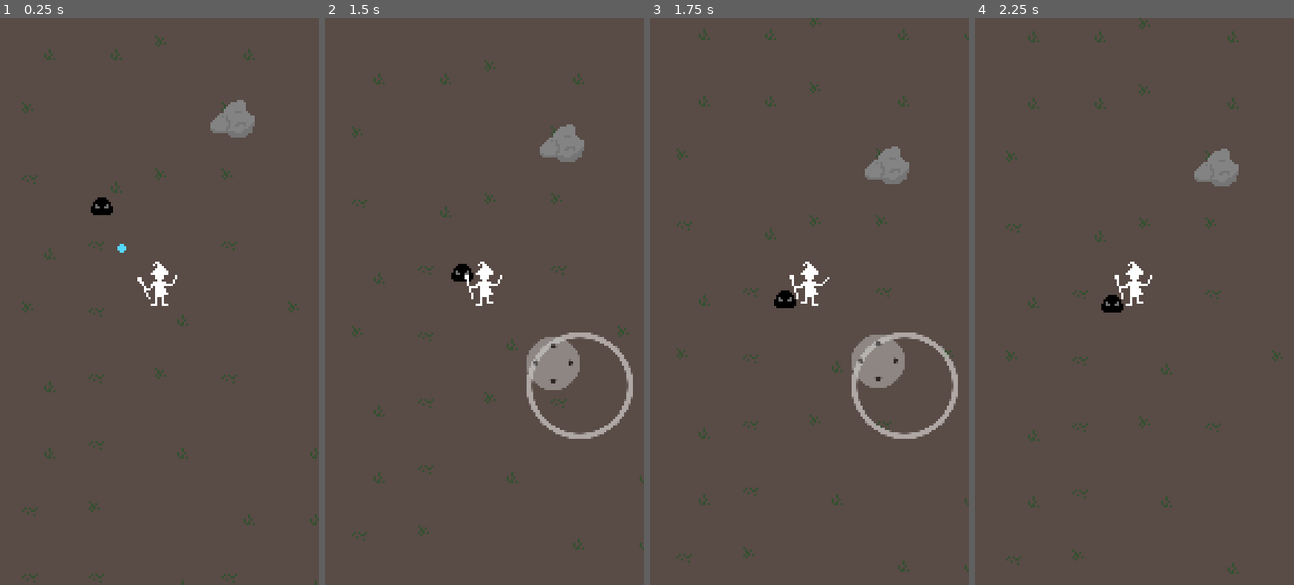
Above: before the commit, frames 1-4 (left to right).
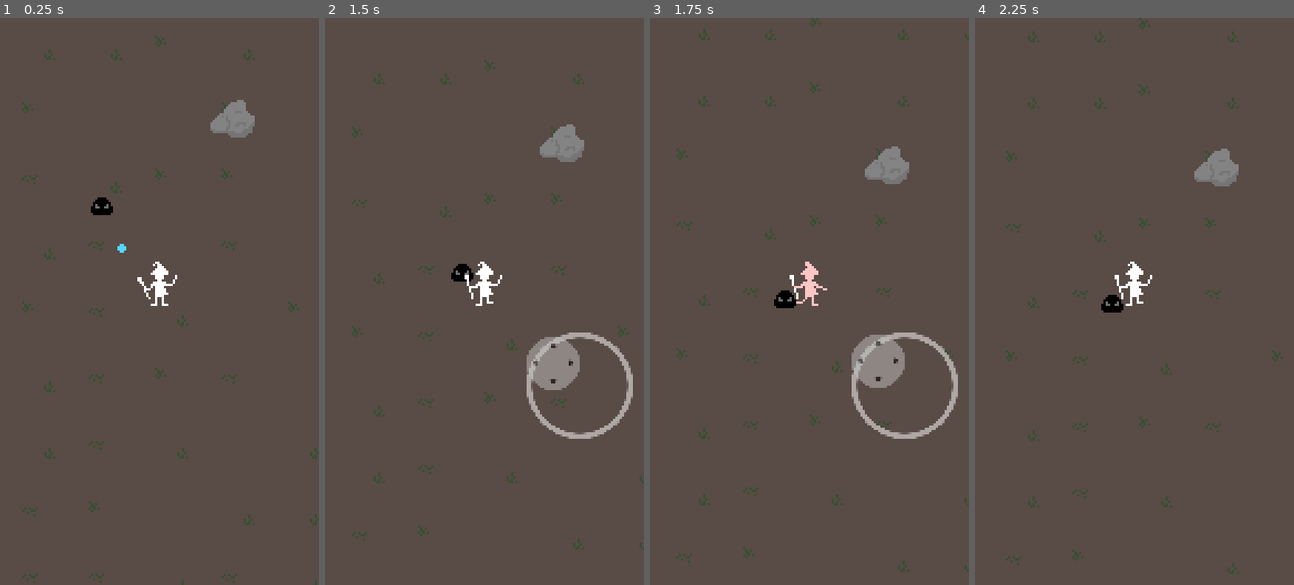
Above: after the commit, the same moments.

Repository: polyarik/wizard-legacy
Game: Godot game, scene res://scenes/game/locations/demo_location.tscn
Same seed, same stepped clock (60 frames per second), same inputs: the game is played once before the commit and once after it.
Inputs (mouse positions are in pixels of both pictures, inside the frame that each line leads up to):
- Up to frame 1 (0.25 s): no input
- Up to frame 2 (1.5 s): move the mouse to (468, 414) at 0.52 s; hold Up (ui_up) 0.53-1.25 s; click (468, 414) at 0.67 s; drag from (580, 386) to (484, 301) at 1.27 s
- Up to frame 3 (1.75 s): no input
- Up to frame 4 (2.25 s): move the mouse to (1038, 216) at 2.02 s; hold Left (ui_left) from 2.03 s (still down)

Frames 1-2 are identical in both runs. In frame 3, 0.3% of the frame differs, in the area x 45-57%, y 42-51%; in frame 4, nothing differs.

Commit message:
✨ make enemies deal damage and add hurt animation

Diff:
--- a/scenes/game/characters/player/player.gd
+++ b/scenes/game/characters/player/player.gd
@@ -16,6 +16,7 @@
 
 # TEMP
 var in_casting_animation := false
+var is_hurt := false
 
 
 # TODO - refactor
@@ -123,8 +124,22 @@
 
 	GameManager.add_projectile(spell_inst)
 
+func apply_damage(_damage: float) -> void:
+	health = clamp(health - _damage, 0.0, max_health)
+	is_hurt = true
+
+	print(health)
+
+	# TODO - visual effect
+
+	if health == 0.0:
+		GameManager.on_player_death()
+
+# TODO - rewrite
 func pick_animation_state() -> void:
-	if (velocity != Vector2.ZERO):
+	if is_hurt:
+		animation_state_machine.travel("hurt")
+	elif (velocity != Vector2.ZERO):
 		animation_state_machine.travel("walk")
 		in_casting_animation = false
 	elif (in_casting_animation):
@@ -136,3 +151,5 @@
 	match anim_name:
 		"attack":
 			in_casting_animation = false
+		"hurt":
+			is_hurt = false
--- a/scenes/game/characters/player/player.tscn
+++ b/scenes/game/characters/player/player.tscn
@@ -37,22 +37,6 @@
 "values": [1, 0]
 }
 
-[sub_resource type="Animation" id="Animation_xsn4u"]
-resource_name = "damaged"
-length = 0.4
-tracks/0/type = "value"
-tracks/0/imported = false
-tracks/0/enabled = true
-tracks/0/path = NodePath("PlayerShape/PlayerSprite:frame")
-tracks/0/interp = 1
-tracks/0/loop_wrap = true
-tracks/0/keys = {
-"times": PackedFloat32Array(0),
-"transitions": PackedFloat32Array(1),
-"update": 1,
-"values": [4]
-}
-
 [sub_resource type="Animation" id="Animation_appgp"]
 resource_name = "idle"
 loop_mode = 1
@@ -86,11 +70,27 @@
 "values": [2, 3]
 }
 
+[sub_resource type="Animation" id="Animation_xsn4u"]
+resource_name = "hurt"
+length = 0.4
+tracks/0/type = "value"
+tracks/0/imported = false
+tracks/0/enabled = true
+tracks/0/path = NodePath("PlayerShape/PlayerSprite:frame")
+tracks/0/interp = 1
+tracks/0/loop_wrap = true
+tracks/0/keys = {
+"times": PackedFloat32Array(0),
+"transitions": PackedFloat32Array(1),
+"update": 1,
+"values": [4]
+}
+
 [sub_resource type="AnimationLibrary" id="AnimationLibrary_qetrv"]
 _data = {
 "RESET": SubResource("Animation_4egaw"),
 "attack": SubResource("Animation_fcl6t"),
-"damaged": SubResource("Animation_xsn4u"),
+"hurt": SubResource("Animation_xsn4u"),
 "idle": SubResource("Animation_appgp"),
 "walk": SubResource("Animation_buon0")
 }
@@ -98,8 +98,8 @@
 [sub_resource type="AnimationNodeAnimation" id="AnimationNodeAnimation_hgedf"]
 animation = &"attack"
 
-[sub_resource type="AnimationNodeAnimation" id="AnimationNodeAnimation_uu8aw"]
-animation = &"damaged"
+[sub_resource type="AnimationNodeAnimation" id="AnimationNodeAnimation_l8yfh"]
+animation = &"hurt"
 
 [sub_resource type="AnimationNodeAnimation" id="AnimationNodeAnimation_ap0ef"]
 animation = &"idle"
@@ -118,34 +118,34 @@
 
 [sub_resource type="AnimationNodeStateMachineTransition" id="AnimationNodeStateMachineTransition_wyst6"]
 
-[sub_resource type="AnimationNodeStateMachineTransition" id="AnimationNodeStateMachineTransition_juveu"]
+[sub_resource type="AnimationNodeStateMachineTransition" id="AnimationNodeStateMachineTransition_omn4w"]
 
-[sub_resource type="AnimationNodeStateMachineTransition" id="AnimationNodeStateMachineTransition_beeeo"]
+[sub_resource type="AnimationNodeStateMachineTransition" id="AnimationNodeStateMachineTransition_tww4f"]
 
-[sub_resource type="AnimationNodeStateMachineTransition" id="AnimationNodeStateMachineTransition_phcen"]
+[sub_resource type="AnimationNodeStateMachineTransition" id="AnimationNodeStateMachineTransition_wg2b3"]
 
-[sub_resource type="AnimationNodeStateMachineTransition" id="AnimationNodeStateMachineTransition_x8ti7"]
-advance_mode = 2
+[sub_resource type="AnimationNodeStateMachineTransition" id="AnimationNodeStateMachineTransition_6bnup"]
 
-[sub_resource type="AnimationNodeStateMachineTransition" id="AnimationNodeStateMachineTransition_omn4w"]
+[sub_resource type="AnimationNodeStateMachineTransition" id="AnimationNodeStateMachineTransition_e45ta"]
 
 [sub_resource type="AnimationNodeStateMachine" id="AnimationNodeStateMachine_3xrq7"]
 states/End/position = Vector2(854, 102)
 states/Start/position = Vector2(122, 85)
 states/attack/node = SubResource("AnimationNodeAnimation_hgedf")
 states/attack/position = Vector2(449, -67)
-states/damaged/node = SubResource("AnimationNodeAnimation_uu8aw")
-states/damaged/position = Vector2(449, 227)
+states/hurt/node = SubResource("AnimationNodeAnimation_l8yfh")
+states/hurt/position = Vector2(449, 231)
 states/idle/node = SubResource("AnimationNodeAnimation_ap0ef")
 states/idle/position = Vector2(254, 85)
 states/walk/node = SubResource("AnimationNodeAnimation_08j1j")
 states/walk/position = Vector2(679, 85)
-transitions = ["Start", "idle", SubResource("AnimationNodeSt …(291 unchanged characters)… ionNodeStateMachineTransition_wyst6"), "idle", "damaged", SubResource("AnimationNodeStateMachineTransition_juveu"), "walk", "damaged", SubResource("AnimationNodeStateMachineTransition_beeeo"), "attack", "damaged", SubResource("AnimationNodeStateMachineTransition_phcen"), "damaged", "idle", SubResource("AnimationNodeStateMachineTransition_x8ti7"), "attack", "walk", SubResource("AnimationNodeStateMachineTransition_omn4w")]
-graph_offset = Vector2(-9, -74)
+transitions = ["Start", "idle", SubResource("AnimationNodeSt …(291 unchanged characters)… ionNodeStateMachineTransition_wyst6"), "attack", "walk", SubResource("AnimationNodeStateMachineTransition_omn4w"), "walk", "hurt", SubResource("AnimationNodeStateMachineTransition_tww4f"), "attack", "hurt", SubResource("AnimationNodeStateMachineTransition_wg2b3"), "hurt", "idle", SubResource("AnimationNodeStateMachineTransition_6bnup"), "idle", "hurt", SubResource("AnimationNodeStateMachineTransition_e45ta")]
+graph_offset = Vector2(15, -80)
 
 [sub_resource type="AnimationNodeStateMachinePlayback" id="AnimationNodeStateMachinePlayback_0x1nf"]
 
 [node name="Player" type="CharacterBody2D" groups=["Player"]]
+collision_layer = 3
 safe_margin = 0.2
 script = ExtResource("1_dxvgr")
 
--- a/scenes/game/characters/slime/slime.gd
+++ b/scenes/game/characters/slime/slime.gd
@@ -6,6 +6,8 @@
 var max_health := 20.0
 var health := max_health
 var speed := 20.0
+
+var damage := 10.0
 var target: PlayerCharacter
 
 
@@ -18,8 +20,16 @@
 		velocity = position.direction_to(target.position) * speed
 		move_and_slide()
 
-func apply_damage(damage: float) -> void:
-	health = clamp(health - damage, 0.0, max_health)
+func apply_damage(_damage: float) -> void:
+	health = clamp(health - _damage, 0.0, max_health)
 
 	if health == 0.0:
 		queue_free()
+
+# TEMP
+func _on_hitbox_body_entered(body: Node2D):
+	#if body.is_in_group("Player"):
+	if body == target:
+		body.apply_damage(damage)
+
+	print(body)
--- a/scenes/game/characters/slime/slime.tscn
+++ b/scenes/game/characters/slime/slime.tscn
@@ -6,6 +6,9 @@
 [sub_resource type="CapsuleShape2D" id="CapsuleShape2D_vow54"]
 radius = 3.85
 height = 9.0
+
+[sub_resource type="CircleShape2D" id="CircleShape2D_bs0me"]
+radius = 5.0
 
 [node name="Slime" type="CharacterBody2D" groups=["Enemy"]]
 collision_layer = 5
@@ -18,3 +21,14 @@
 
 [node name="Sprite2D" type="Sprite2D" parent="SlimeShape"]
 texture = ExtResource("2_vpgo5")
+
+[node name="Hitbox" type="Area2D" parent="."]
+position = Vector2(0, -2)
+collision_layer = 0
+collision_mask = 2
+
+[node name="CollisionShape2D" type="CollisionShape2D" parent="Hitbox"]
+shape = SubResource("CircleShape2D_bs0me")
+debug_color = Color(0.988235, 0, 0.298039, 0.419608)
+
+[connection signal="body_entered" from="Hitbox" to="." method="_on_hitbox_body_entered"]
--- a/src/game_manager.gd
+++ b/src/game_manager.gd
@@ -71,3 +71,6 @@
 
 func add_projectile(spell_inst: Node) -> void:
 	projectiles_node.add_child(spell_inst)
+
+func on_player_death() -> void:
+	print("F ;c")
Not shown: 1 places in scenes/game/characters/slime/slime.tscn that only renumber resources
